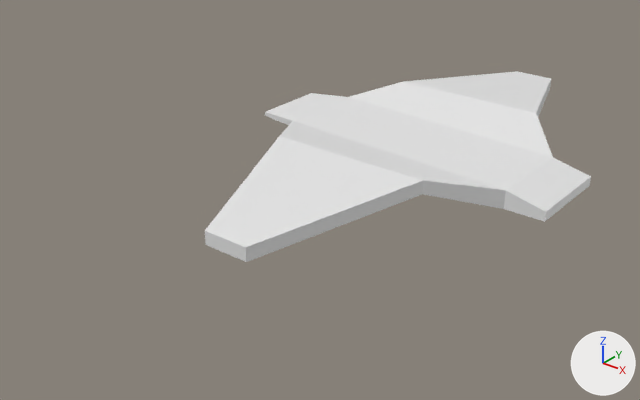
A saved change to the glTF model public/models/dropship/wings.glb.
Rendered twice from a 50 mm lens placed at (5.08, -10.43, 5.64), pointed at (-2.33, -1.17, -0.1). Lighting does not change. The marker at lower right points along +X, +Y and +Z. Where no turn or scale is listed for an object, it has been applied to the vertices. Vertices at the same position are counted once.

In view in the first picture: 'Wings'.
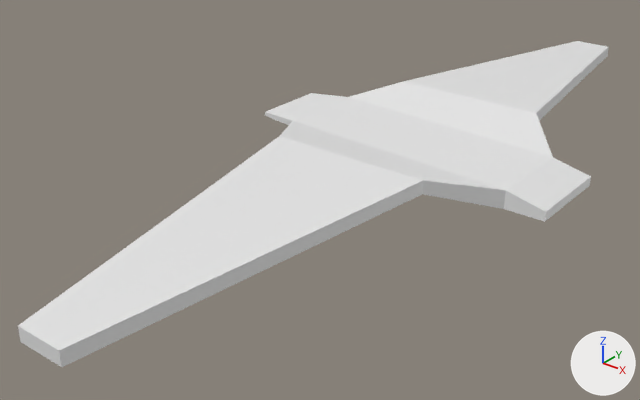
The change, as JSON lines over the scene's bpy script:
```json
{"block": "me_cube_001", "where": "me_cube_001.from_pydata(...)  # 40 vertices, 76 faces; spans x -3.28..1.63, y -3.97..3.97, z 0.59..1.11"}
{"block": "me_cube_001", "where": "# used by ob_wings; location = (-0.64, 0.0, -0.17)"}
{"block": "me_cube_001", "where": "# before: 12 (-1.21, 3.97, 0.68), 13 (-1.21, 3.97, 0.88) at pixel (517, 71), 14 (-0.54, 3.97, 0.68) at pixel (550, 88), 15 (-0.54, 3.97, 0.88) at pixel (551, 78)"}
{"block": "me_cube_001", "where": "# before: 32 (-1.21, -3.97, 0.68) at pixel (205, 244), 33 (-1.21, -3.97, 0.88) at pixel (204, 230), 34 (-0.54, -3.97, 0.68) at pixel (246, 262), 35 (-0.54, -3.97, 0.88) at pixel (245, 247)"}
{"block": "me_cube_001", "change": "me_cube_001 part 1"}
{"op": "add", "block": "me_cube_001", "code": "for i in [*range(12, 16)]: me_cube_001.vertices[i].co += Vector((0.0, 2.58, 0.0))"}
{"block": "me_cube_001", "change": "me_cube_001 part 2"}
{"op": "add", "block": "me_cube_001", "code": "for i in [*range(32, 36)]: me_cube_001.vertices[i].co += Vector((0.0, -2.58, 0.0))"}
```

Boxes [x1, y1, x2, y2] around the edits, measured in the pictures (640 x 400 px; the box of a moved part takes in the faces that stretch with it):
```json
{"object": "Wings", "change": "reshaped", "before": [205, 71, 591, 262], "after": [18, 41, 609, 367], "on screen": "53% wider, 70% taller"}
{"part": 1, "of": "me_cube_001", "change": "moved or reshaped", "before": [403, 71, 551, 116], "after": [403, 41, 609, 120]}
{"part": 2, "of": "me_cube_001", "change": "moved or reshaped", "before": [205, 136, 423, 262], "after": [18, 136, 423, 367]}
```
